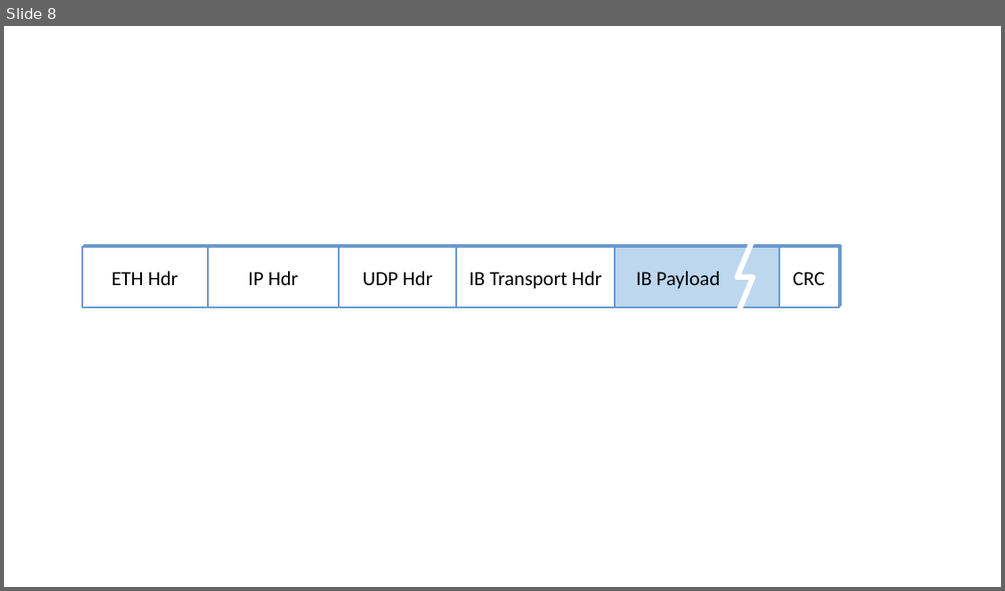
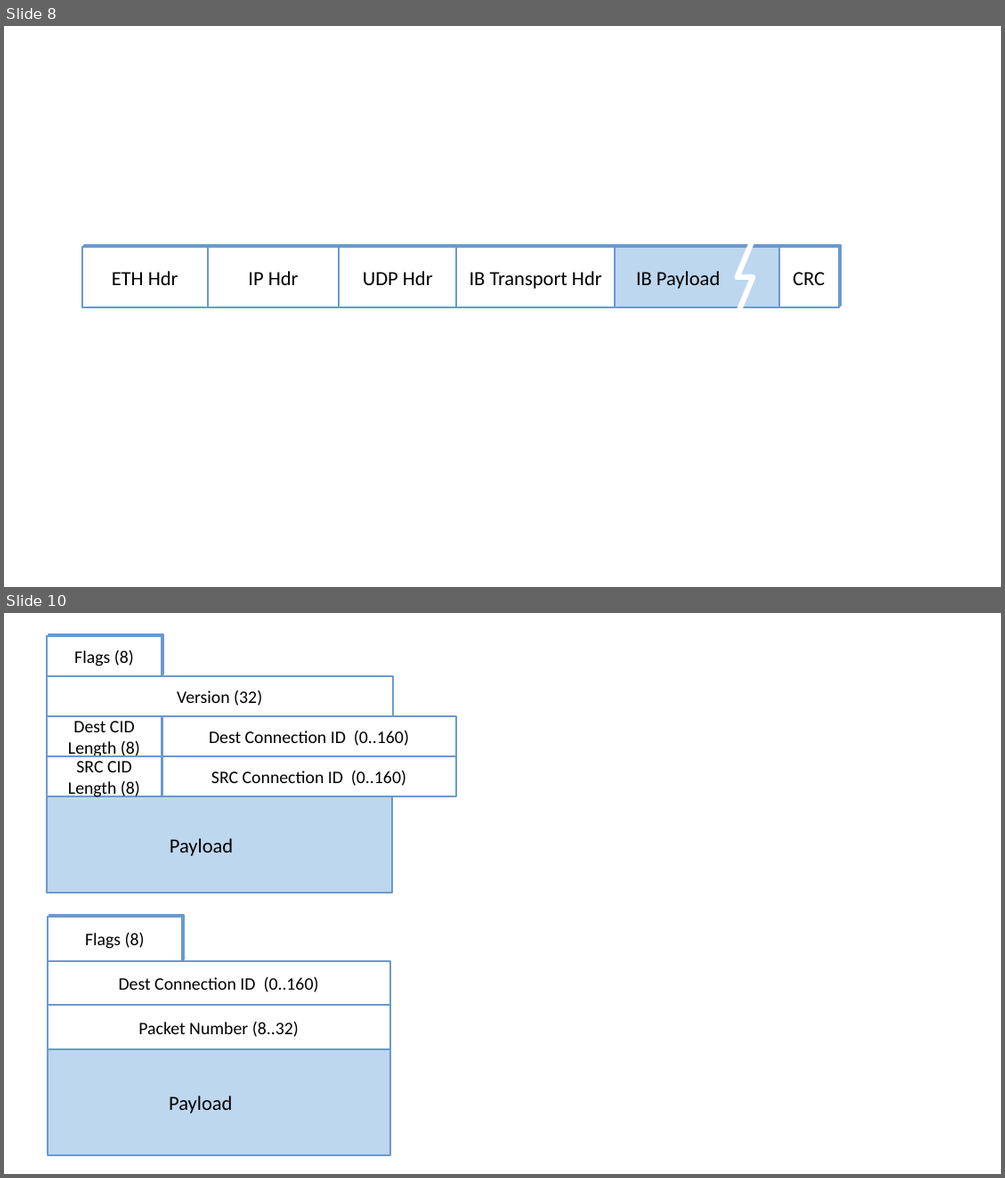
Before and after one commit to SystemsApproach/7E, a slide deck: message/figures/message.odp. Shown one above the other, each under a label of ours: slide 8 before the commit, slides 8 and 10 after it; the slides between them are not shown. The pictures are 1005x591 and 1005x1178 pixels, drawn with LibreOffice and Linux fonts; fonts in the diff are those of the drawing. Boxes give left, top, right and bottom in pixels: in the first picture for what was removed or moved away, otherwise in the second. Text is boxed around its words. In the diff, an @@ line names an element or a change of style, - is before the commit and + after.

```diff
--- a/message/figures/message.odp
+++ b/message/figures/message.odp
@@ slide 10 added at <box>4,613,1001,1174</box>, background #FFFFFF @@
@@ group added at <box>47,636,456,892</box>: 8 rectangles @@
+Payload
+Flags (8)
+Version (32)
+Dest CID Length (8)
+Dest Connection ID (0..160)
+SRC CID Length (8)
+SRC Connection ID (0..160)
@@ line added from (753, 827) to (737, 865), #FFFFFF 4.31 pt @@
@@ line added from (753, 865) to (737, 901), #FFFFFF 4.31 pt @@
@@ line added from (753, 865) to (737, 865), #FFFFFF 4.31 pt @@
@@ group added at <box>48,916,390,1155</box>: 5 rectangles @@
+Payload
+Flags (8)
+Dest Connection ID (0..160)
+Packet Number (8..32)
```
Also in this commit, not shown: 2 other slides added, 5 other files.
